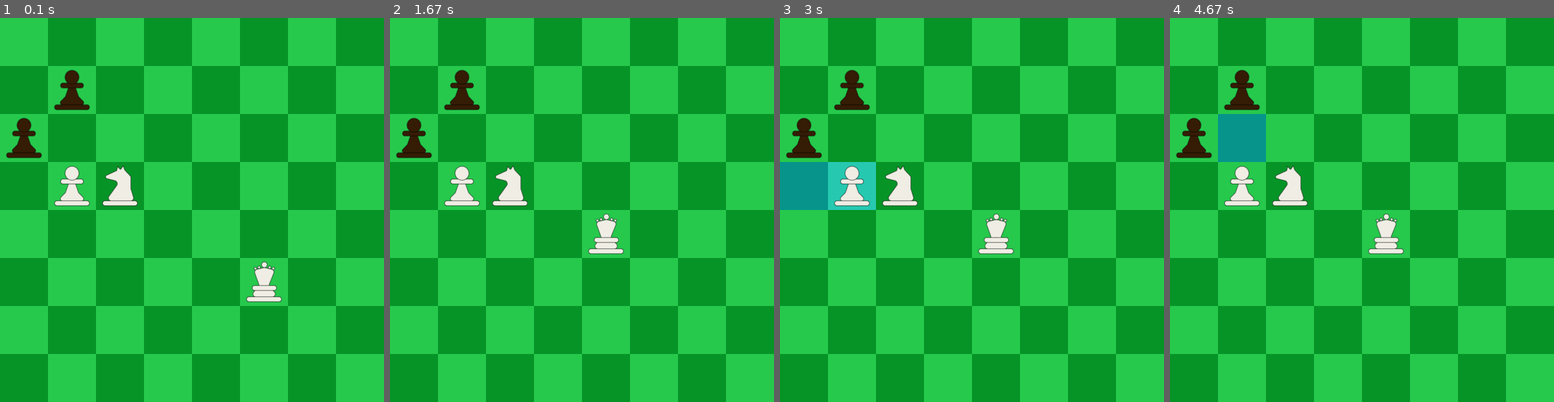
Above: before the commit, frames 1-4 (left to right).
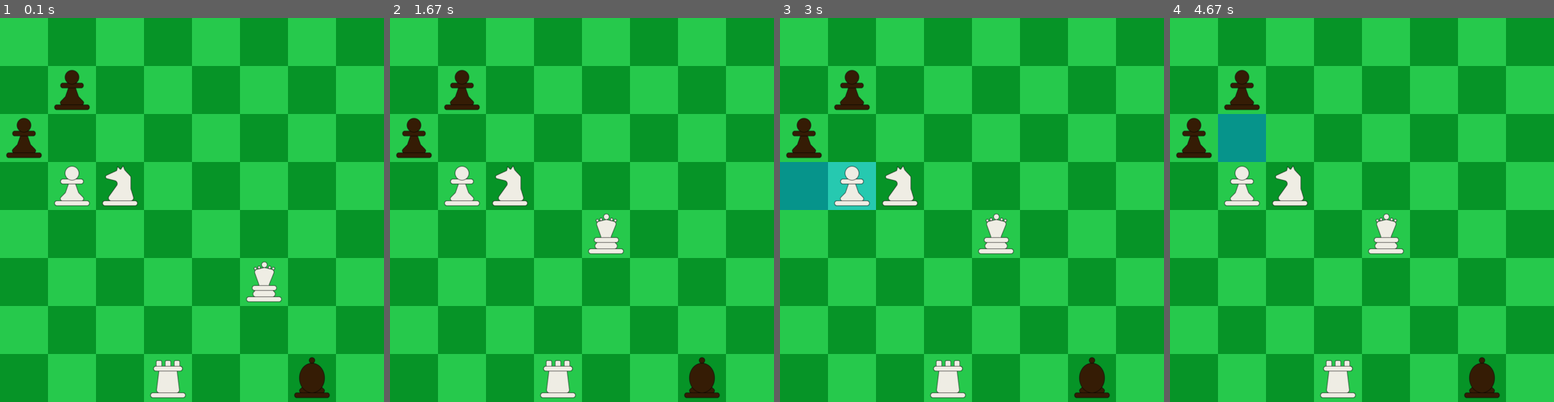
Above: after the commit, the same moments.

Repository: Lukabartovich/chess-with-pygame
Game: pygame game, started from chess/main.py
The game is run twice, just before and just after one commit, with the same random seed, the same clock (stepped at 60 frames per second) and the same inputs.
Inputs (mouse positions are in pixels of both pictures, inside the frame that each line leads up to):
- Up to frame 1 (0.1 s): no input
- Up to frame 2 (1.67 s): click (654, 282) at 0.38 s; click (585, 236) at 0.72 s; click (462, 90) at 1.05 s; click (724, 344) at 1.38 s
- Up to frame 3 (3 s): click (803, 137) at 2.72 s
- Up to frame 4 (4.67 s): click (1308, 129) at 3.05 s; click (1216, 125) at 3.38 s; click (1481, 202) at 3.72 s; click (1246, 79) at 4.55 s

The runs differ from the first frame. In frame 1, 1.2% of the frame differs, in the area x 39-86%, y 88-100%; in frame 2, 1.2%; in frame 3, 1.2%; in frame 4, 1.2%.

Commit message:
Rook and Bishop

Diff:
--- a/chess/main.py
+++ b/chess/main.py
@@ -26,6 +26,12 @@
 
 queen = Queen('w')
 queen.locate((5, 5), size)
+
+b = Bishop('b')
+b.locate((6,7), size)
+
+r = Rook('w')
+r.locate((3, 7), size)
 
 selected_piece = None
 click = False
@@ -119,6 +125,7 @@
         selected_piece.allowed_moves = selected_positions
         selected_piece.capture_moves = capture_moves
 
+        #making sure pieces can jump through other pieces
         blocking_pos = []
         if selected_piece.can_be_blocked==False:
             remove_directions = []
--- a/chess/pieces.py
+++ b/chess/pieces.py
@@ -49,6 +49,15 @@
             else:
                 self.moveset = " p /cxc"
 
+class Bishop(Piece):
+    def __init__(self, color='w'):
+        super().__init__()
+
+        self.image = pygame.image.load(f'images/{color}_Bishop.png')
+        self.color=color
+        self.moveset = 'x             x/ x           x /  x         x  /   x       x   /    x     x    /     x   x     /      x x      /       p       /      x x      /     x   x     /    x     x    /   x       x   /  x         x  / x           x /x             x/'
+        self.cost = 3
+
 class Knight(Piece):
     def __init__(self, color='w'):
         super().__init__()
@@ -59,11 +68,20 @@
         self.can_be_blocked = True
         self.cost = 3
 
+class Rook(Piece):
+    def __init__(self, color='w'):
+        super().__init__()
+
+        self.image = pygame.image.load(f'images/{color}_Rook.png')
+        self.color=color
+        self.moveset = '       x       /       x       /       x       /       x       /       x       /       x       /       x       /xxxxxxxpxxxxxxx/       x       /       x       /       x       /       x       /       x       /       x       /       x       /'
+        self.cost = 3
+
 class Queen(Piece):
     def __init__(self, color='w'):
         super().__init__()
 
         self.image = pygame.image.load(f'images/{color}_Queen.png')
         self.color=color
-        self.moveset = 'x      x      x/ x     x     x /  x    x    x  /   x   x   x   /    x  x  x    /     x x x     /      xxx      /xxxxxxxpxxxxxxx/      xxx      /     x x x     /    x  x  x    /   x   x   x   /  x    x    x  / x     x     x /x      x      x/'
+        self.moveset = """x      x      x/ x     x     x /  x    x    x  /   x   x   x   /    x  x  x    /     x x x     /      xxx      /xxxxxxxpxxxxxxx/      xxx      /     x x x     /    x  x  x    /   x   x   x   /  x    x    x  / x     x     x /x      x      x/"""
         self.cost = 9
